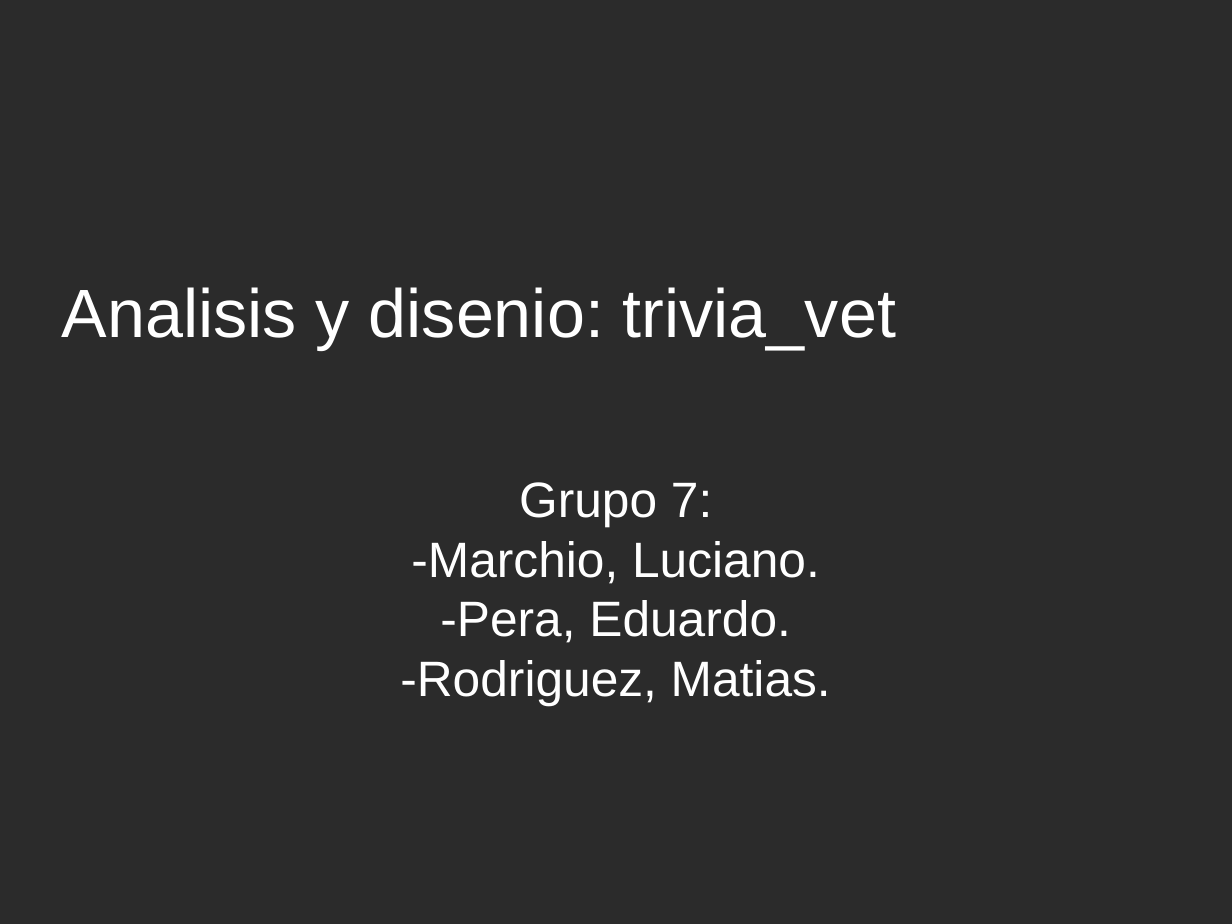
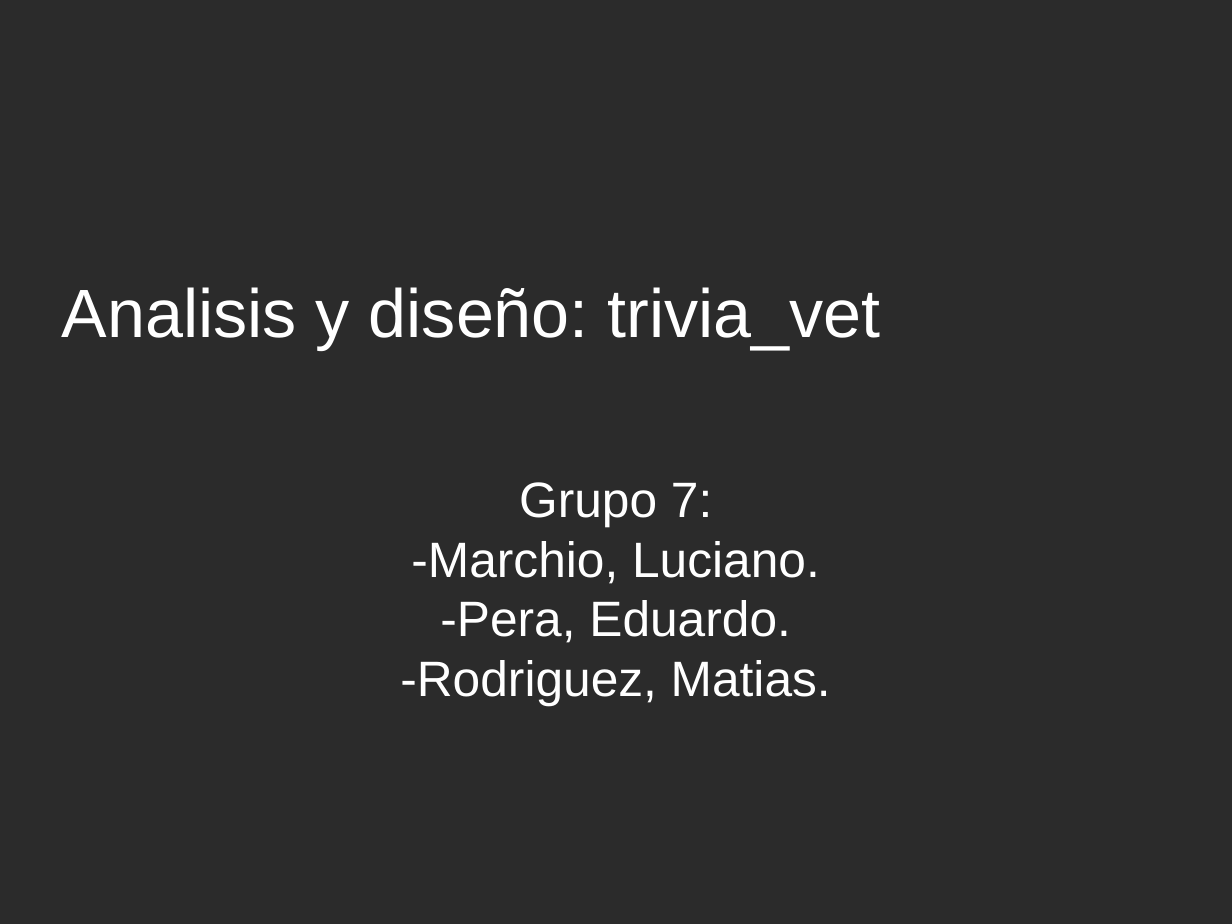
Before and after one commit to enedra/triviavet, a slide deck: slide 1 of presentacion ayd.odp. Drawn at 1232x924 pixels with LibreOffice and Linux fonts; fonts in the diff are those of the drawing; background and template pictures are left out; a plain dark background stands for a picture behind light text. Boxes give left, top, right and bottom in pixels: in the first picture for what was removed or moved away, otherwise in the second. Text is boxed around its words. In the diff, an @@ line names an element or a change of style, - is before the commit and + after.

Commit message:
agrege el archivo presentacion ayd

```diff
--- a/presentacion ayd.odp
+++ b/presentacion ayd.odp
@@ title at (x1=62, y1=287, x2=881, y2=350): text changed @@
-Analisis y disenio: trivia_vet
+Analisis y diseño: trivia_vet
```
